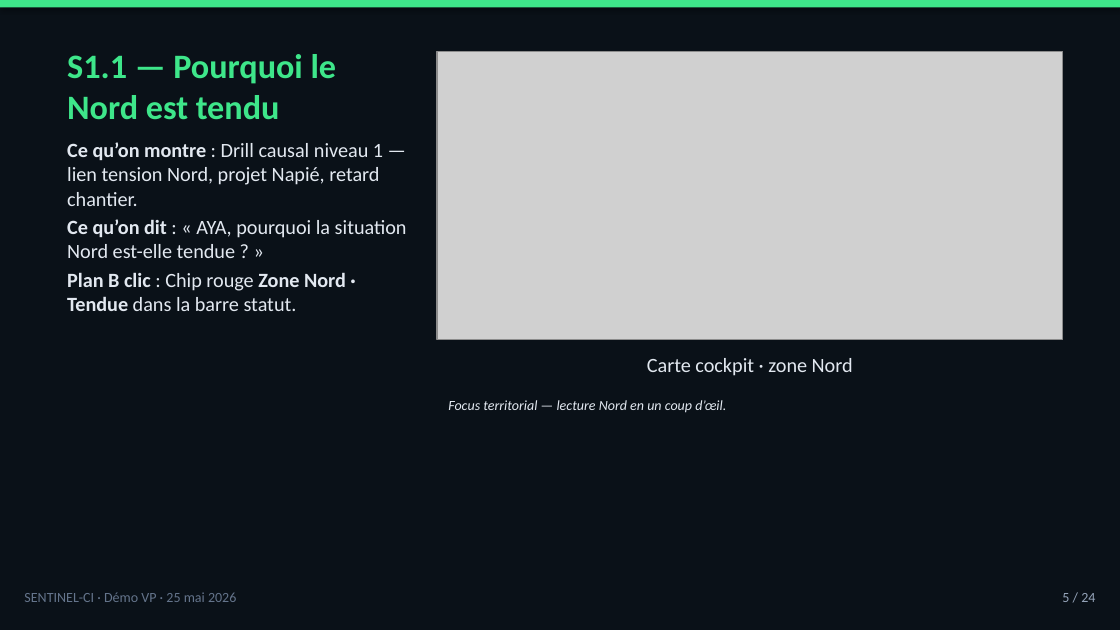
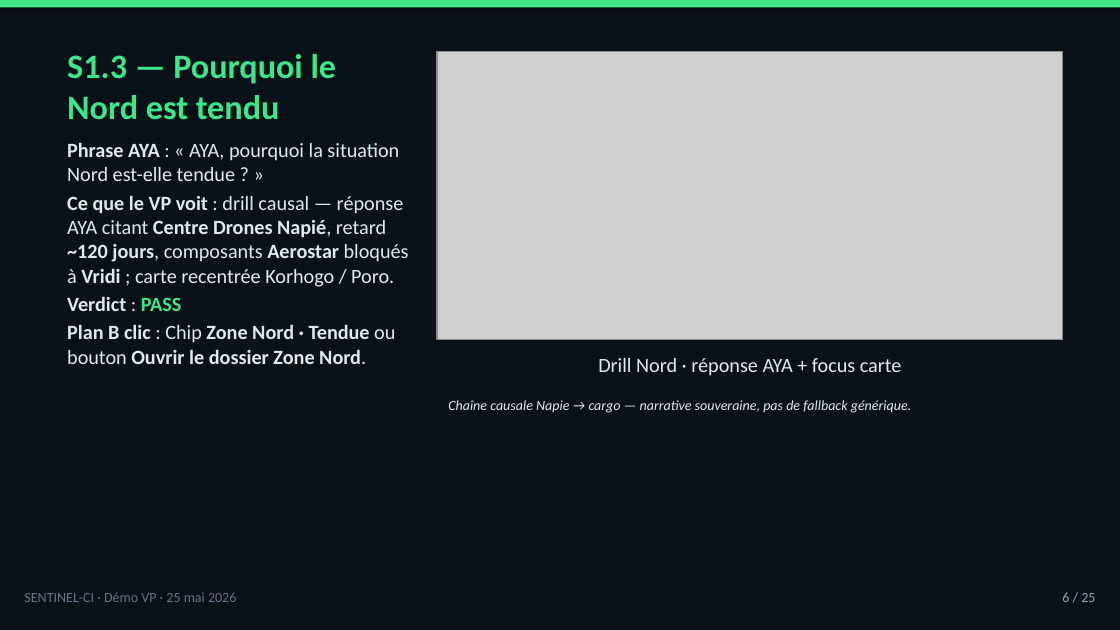
Before and after one commit to tishacian/hyusai, a slide deck: slide 6 of docs/sentinel-ci-demo-presenter-deck-2026-05-25.pptx (slide 5 before the commit). Drawn at 1120x630 pixels with LibreOffice and Linux fonts; fonts in the diff are those of the drawing; grey boxes stand for pictures. Boxes give left, top, right and bottom in pixels: in the first picture for what was removed or moved away, otherwise in the second. Text is boxed around its words. In the diff, an @@ line names an element or a change of style, - is before the commit and + after.

```diff
--- a/docs/sentinel-ci-demo-presenter-deck-2026-05-25.pptx
+++ b/docs/sentinel-ci-demo-presenter-deck-2026-05-25.pptx
@@ title at <box>67,54,337,120</box>: text changed @@
-S1.1 — Pourquoi le Nord est tendu
+S1.3 — Pourquoi le Nord est tendu
@@ text at <box>67,142,409,364</box>: text changed @@
-Ce qu’on montre : Drill causal niveau 1 — lien tension Nord, projet Napié, retard chantier.
-Ce qu’on dit : « AYA, pourquoi la situation Nord est-elle tendue ? »
-Plan B clic : Chip rouge Zone Nord · Tendue dans la barre statut.
+Phrase AYA : « AYA, pourquoi la situation Nord est-elle tendue ? »
+Ce que le VP voit : drill causal — réponse AYA citant Centre Drones Napié, retard ~120 jours, composants Aerostar bloqués à Vridi ; carte recentrée Korhogo / Poro.
+Verdict : PASS
+Plan B clic : Chip Zone Nord · Tendue ou bouton Ouvrir le dossier Zone Nord.
@@ text at <box>598,358,902,376</box>: text changed @@
-Carte cockpit · zone Nord
+Drill Nord · réponse AYA + focus carte
@@ text at <box>448,400,911,413</box>: text changed @@
-Focus territorial — lecture Nord en un coup d’œil.
+Chaîne causale Napie → cargo — narrative souveraine, pas de fallback générique.
@@ text at <box>1062,592,1095,602</box>: text changed @@
-5 / 24
+6 / 25
```
Also in this commit, not shown: 20 other slides changed, 3 slides added, 2 slides removed, 2 other files.
